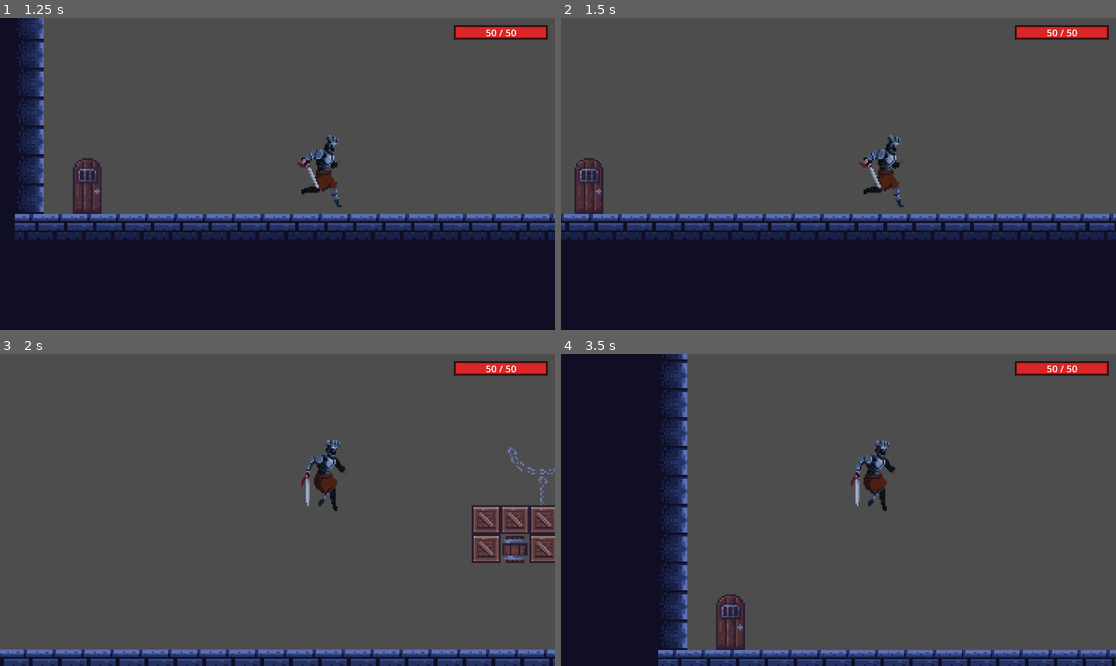
Above: before the commit, frames 1-4 (two rows, left to right).
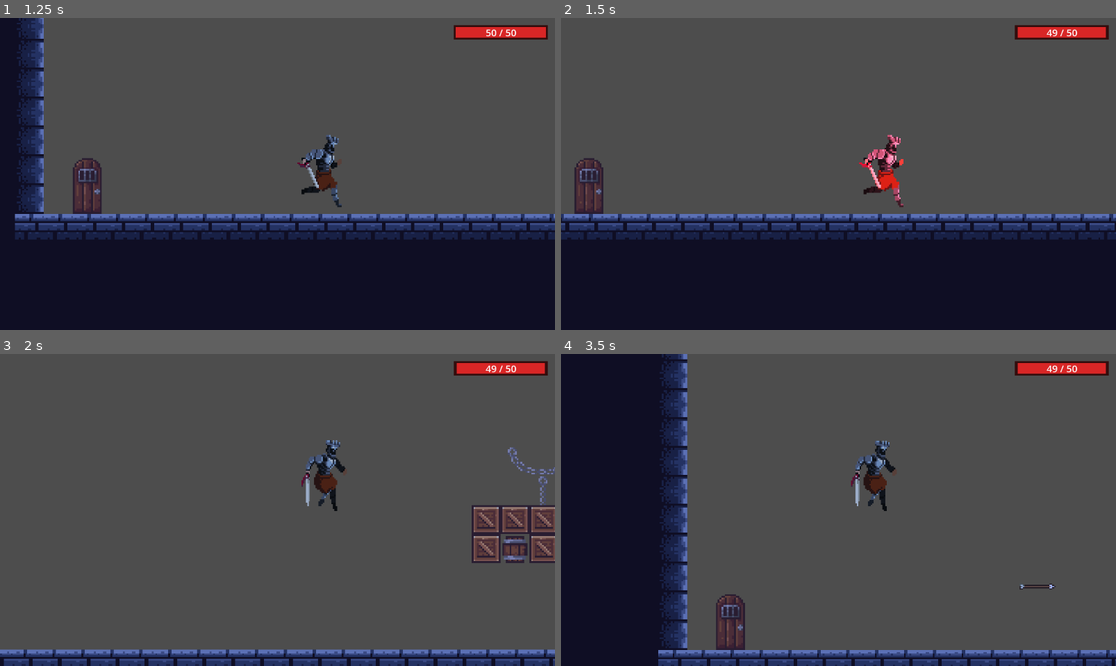
Above: after the commit, the same moments.

Repository: wyzhou01/godot-platformer
Game: Godot game, scene res://level。3.tscn
Same seed, same stepped clock (60 frames per second), same inputs: the game is played once before the commit and once after it. This scene is started directly instead of the project's main scene.
Inputs (mouse positions are in pixels of both pictures, inside the frame that each line leads up to):
- Up to frame 1 (1.25 s): move the mouse to (399, 158) at 0.52 s; hold D (right) from 0.53 s (still down); click (399, 158) at 0.6 s; tap Space (jump) at 0.77 s
- Up to frame 2 (1.5 s): keep holding D (right); move the mouse to (727, 189) at 1.27 s; tap Ctrl (crouch) at 1.35 s
- Up to frame 3 (2 s): keep holding D (right); tap Space (jump) at 1.52 s
- Up to frame 4 (3.5 s): move the mouse to (894, 441) at 2.02 s; release D (right) at 2.03 s; hold A (left) 2.03-2.78 s; hold X 2.03-2.78 s; move the mouse to (810, 572) at 2.77 s; hold D (right) from 2.78 s (still down); click (810, 572) at 2.85 s; tap Space (jump) at 3.02 s

Frame 1 is identical in both runs. In frame 2, 0.7% of the frame differs, in the area x 53-99%, y 2-61%; in frame 3, less than 0.1%; in frame 4, 0.1%.

Commit message:
修复: 攻击范围600→150px，伤害50→3，箭Y方向归零平行地面
- player.gd: PLAYER_DAMAGE 50→3，ENEMY_HIT_RADIUS 600→150
- character_body_2d.gd: _shoot_arrow Y方向归零，保证箭平行地面
- GDD.md: 全面更新数值和功能状态

Diff:
--- a/character_body_2d.gd
+++ b/character_body_2d.gd
@@ -105,18 +105,20 @@
 		print("[Enemy] 箭矢场景实例化失败")
 		return
 
-	# 放置在弓箭手前方（朝玩家方向）
-	var spawn_pos: Vector2 = global_position + direction.normalized() * 50.0 + Vector2(0, -20)
+	# 方向Y归零，保证箭平行地面飞行
+	var fly_dir := direction.normalized()
+	fly_dir.y = 0.0
+	fly_dir = fly_dir.normalized()
+
+	var spawn_pos: Vector2 = global_position + fly_dir * 50.0 + Vector2(0, -20)
 	arrow.global_position = spawn_pos
-	# 设置箭矢方向和速度
 	if arrow.has_method("initialize"):
-		arrow.initialize(direction.normalized(), arrow_speed)
+		arrow.initialize(fly_dir, arrow_speed)
 	else:
 		var arrow_body: CharacterBody2D = arrow.get_node_or_null("CharacterBody2D")
 		if arrow_body:
-			arrow_body.velocity = direction.normalized() * arrow_speed
+			arrow_body.velocity = fly_dir * arrow_speed
 
-	# 将箭矢加入场景（会自动触发 arrow.gd 的物理处理）
 	get_parent().add_child(arrow)
 	arrow.add_to_group("arrow")
 
--- a/player.gd
+++ b/player.gd
@@ -8,8 +8,8 @@
 const DODGE_DURATION = 0.25
 const INVINCIBLE_DURATION = 1.2
 const MAX_HEALTH = 50                   # 50格血
-const PLAYER_DAMAGE = 50               # 玩家攻击:1刀砍死弓箭手
-const ENEMY_HIT_RADIUS := 600.0        # 攻击判定半径（600px足够打到远处的弓箭手）
+const PLAYER_DAMAGE = 3                # 玩家攻击:3刀砍死9血弓箭手
+const ENEMY_HIT_RADIUS := 150.0     # 攻击判定半径（150px，近战范围）
 
 # ===== 状态变量 =====
 var is_attacking = false
Not shown, changed: GDD.md
